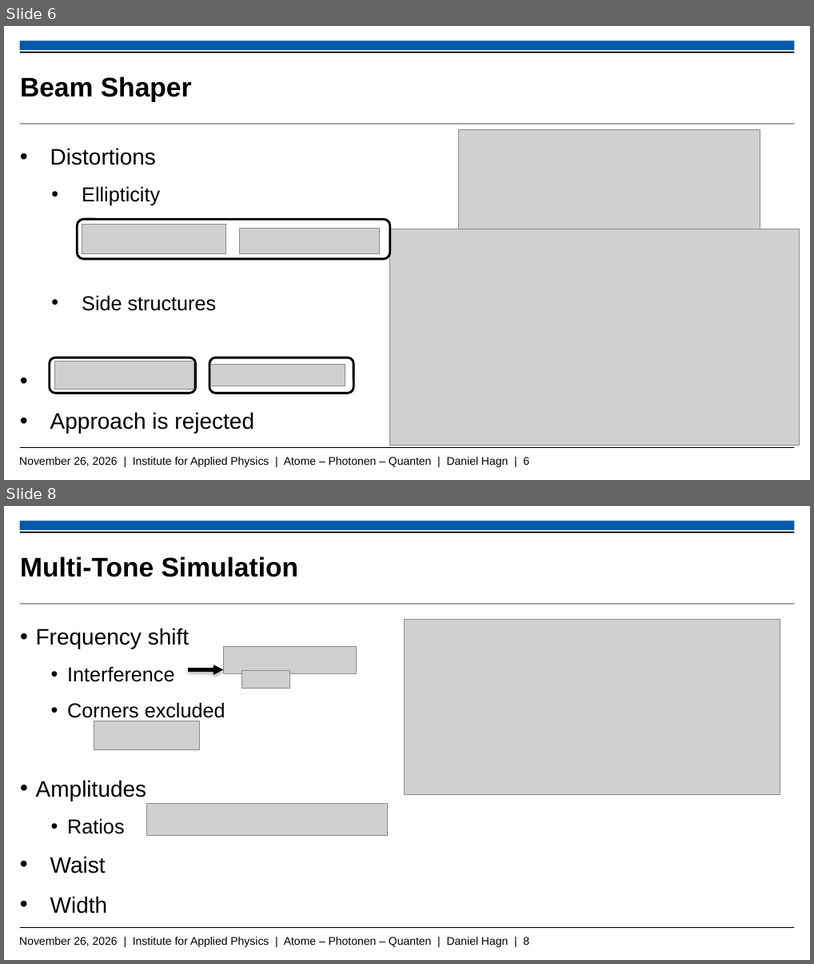
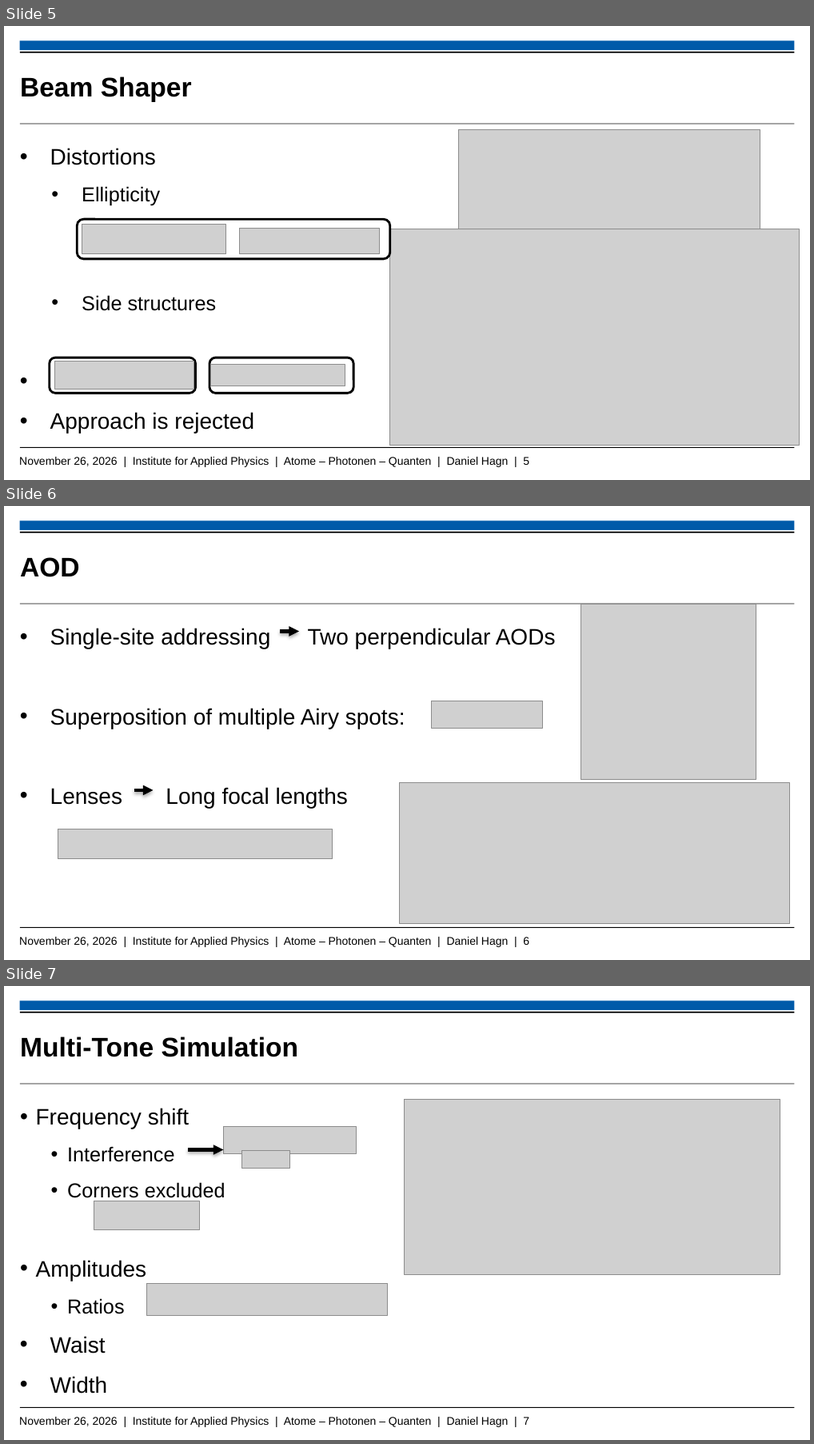
Before and after one commit to Daniel-Hagn-physik/Masterthesis_Backup, a slide deck: Hagn_Daniel_Mastervortrag.pptx. Shown one above the other, each under a label of ours: slides 6 and 8 before the commit, slides 5, 6 and 7 after it; the slides between them are not shown. The pictures are 814x964 and 814x1444 pixels, drawn with LibreOffice and Linux fonts; fonts in the diff are those of the drawing; grey boxes stand for pictures; background and template pictures are left out. Boxes give left, top, right and bottom in pixels: in the first picture for what was removed or moved away, otherwise in the second. Text is boxed around its words. In the diff, an @@ line names an element or a change of style, - is before the commit and + after.

```diff
--- a/Hagn_Daniel_Mastervortrag.pptx
+++ b/Hagn_Daniel_Mastervortrag.pptx
@@ slide 6 added at (4, 506, 810, 960), background #FFFFFF; not listed: 5 template elements that a slide beside it also shows @@
@@ title added at (20, 557, 80, 577), 24 pt, text #000000, bold @@
+AOD
@@ picture added at (582, 604, 756, 780) @@
@@ text added at (50, 628, 556, 808), 20 pt, text #000000 @@
+• Single-site addressing Two perpendicular AODs
+• Superposition of multiple Airy spots:
+• Lenses Long focal lengths
@@ arrow added from (281, 631) to (299, 631), #000000 3 pt @@
@@ picture added at (431, 701, 542, 728) @@
@@ arrow added from (134, 790) to (153, 790), #000000 3 pt @@
@@ picture added at (400, 783, 790, 924) @@
@@ picture added at (58, 828, 333, 858) @@
@@ what was slide 6 is now slide 5 @@
@@ text at (19, 456, 530, 467): text changed @@
-November 26, 2026 | Institute for Applied Physics | Atome – Photonen – Quanten | Daniel Hagn | 6
+November 26, 2026 | Institute for Applied Physics | Atome – Photonen – Quanten | Daniel Hagn | 5
@@ what was slide 8 is now slide 7 @@
@@ text at (19, 1416, 530, 1427): text changed @@
-November 26, 2026 | Institute for Applied Physics | Atome – Photonen – Quanten | Daniel Hagn | 8
+November 26, 2026 | Institute for Applied Physics | Atome – Photonen – Quanten | Daniel Hagn | 7
```
Also in this commit, not shown: 6 slides changed, 3 other slides added.
